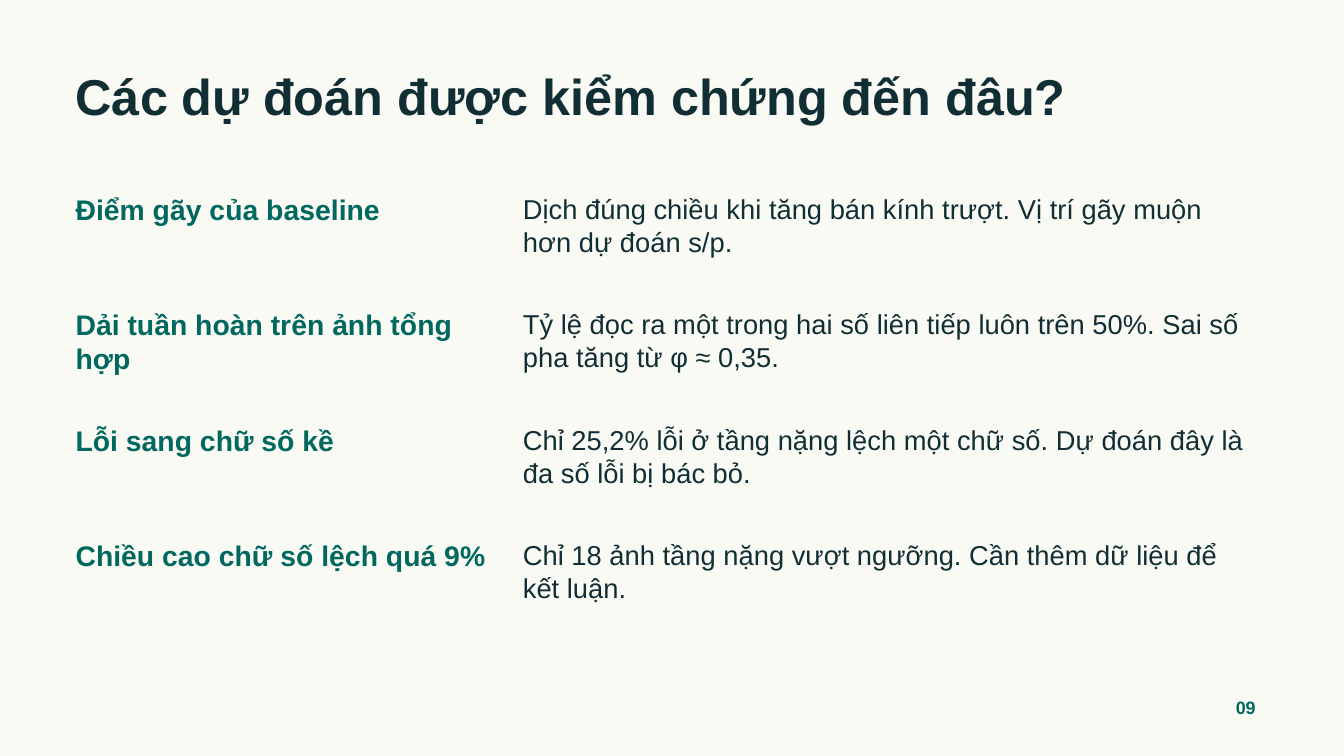
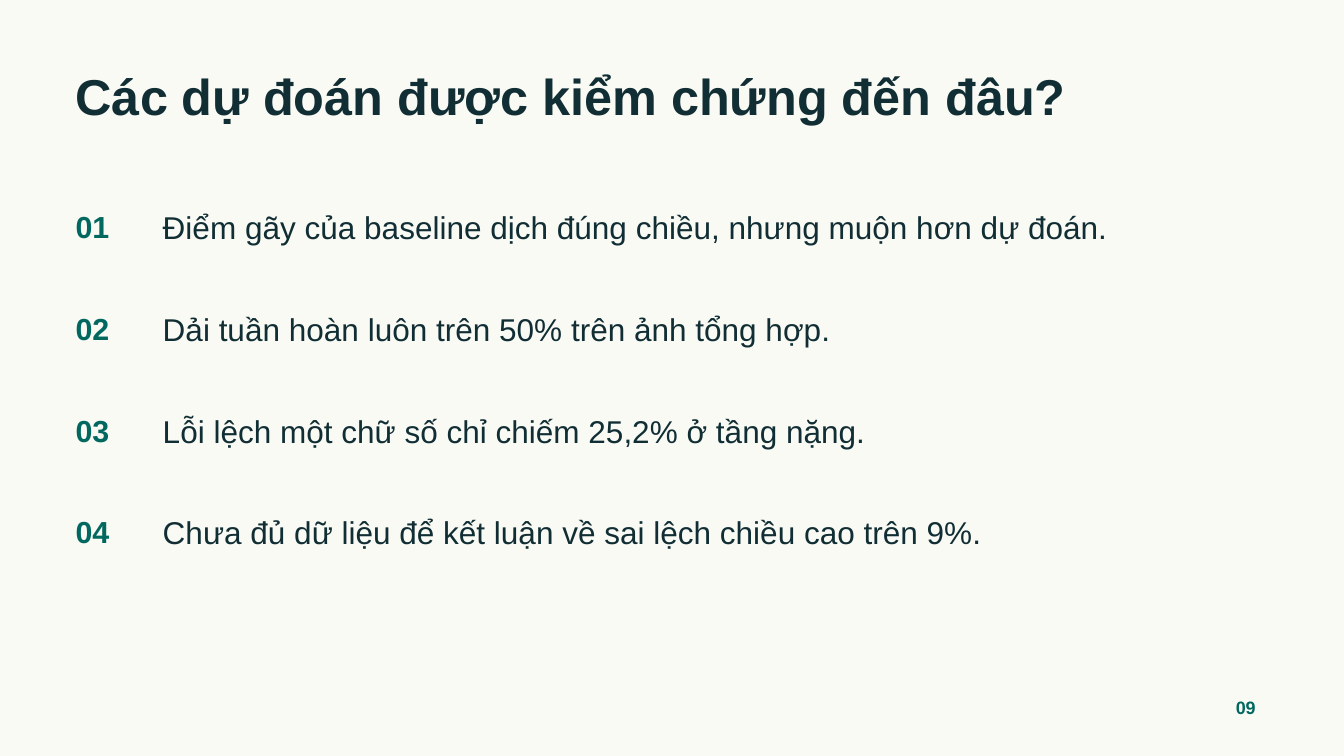
Before and after one commit to qivarnq3g/cv-water-meter-reading, a slide deck: slide 9 of report/Doc-chi-so-dong-ho-nuoc-Suon-thuyet-trinh.pptx. Drawn at 1344x756 pixels with LibreOffice and Linux fonts; fonts in the diff are those of the drawing. Boxes give left, top, right and bottom in pixels: in the first picture for what was removed or moved away, otherwise in the second. Text is boxed around its words. In the diff, an @@ line names an element or a change of style, - is before the commit and + after.

```diff
--- a/report/Doc-chi-so-dong-ho-nuoc-Suon-thuyet-trinh.pptx
+++ b/report/Doc-chi-so-dong-ho-nuoc-Suon-thuyet-trinh.pptx
@@ text removed at (x1=76, y1=198, x2=379, y2=226) @@
-Điểm gãy của baseline
@@ text added at (x1=76, y1=216, x2=110, y2=239), 21.8 pt, text #00685E, bold @@
+01
@@ text at (x1=163, y1=214, x2=1107, y2=245): text changed; size 19.5 to 22.5 pt @@
-Dịch đúng chiều khi tăng bán kính trượt. Vị trí gãy muộn hơn dự đoán s/p.
+Điểm gãy của baseline dịch đúng chiều, nhưng muộn hơn dự đoán.
@@ text added at (x1=76, y1=318, x2=110, y2=341), 21.8 pt, text #00685E, bold @@
+02
@@ text at (x1=163, y1=316, x2=830, y2=347): text changed; size 20.2 to 22.5 pt; text colour #00685E to #112E34; bold off @@
-Dải tuần hoàn trên ảnh tổng hợp
+Dải tuần hoàn luôn trên 50% trên ảnh tổng hợp.
@@ text removed at (x1=523, y1=313, x2=1238, y2=372) @@
-Tỷ lệ đọc ra một trong hai số liên tiếp luôn trên 50%. Sai số pha tăng từ φ ≈ 0,35.
@@ text at (x1=163, y1=418, x2=865, y2=449): text changed; size 19.5 to 22.5 pt @@
-Chỉ 25,2% lỗi ở tầng nặng lệch một chữ số. Dự đoán đây là đa số lỗi bị bác bỏ.
+Lỗi lệch một chữ số chỉ chiếm 25,2% ở tầng nặng.
@@ text removed at (x1=76, y1=429, x2=334, y2=457) @@
-Lỗi sang chữ số kề
@@ text added at (x1=76, y1=420, x2=110, y2=443), 21.8 pt, text #00685E, bold @@
+03
@@ text added at (x1=76, y1=521, x2=110, y2=544), 21.8 pt, text #00685E, bold @@
+04
@@ text at (x1=163, y1=519, x2=981, y2=549): text changed; size 19.5 to 22.5 pt @@
-Chỉ 18 ảnh tầng nặng vượt ngưỡng. Cần thêm dữ liệu để kết luận.
+Chưa đủ dữ liệu để kết luận về sai lệch chiều cao trên 9%.
@@ text removed at (x1=76, y1=544, x2=485, y2=572) @@
-Chiều cao chữ số lệch quá 9%
```
Also in this commit, not shown: 5 other slides changed.
